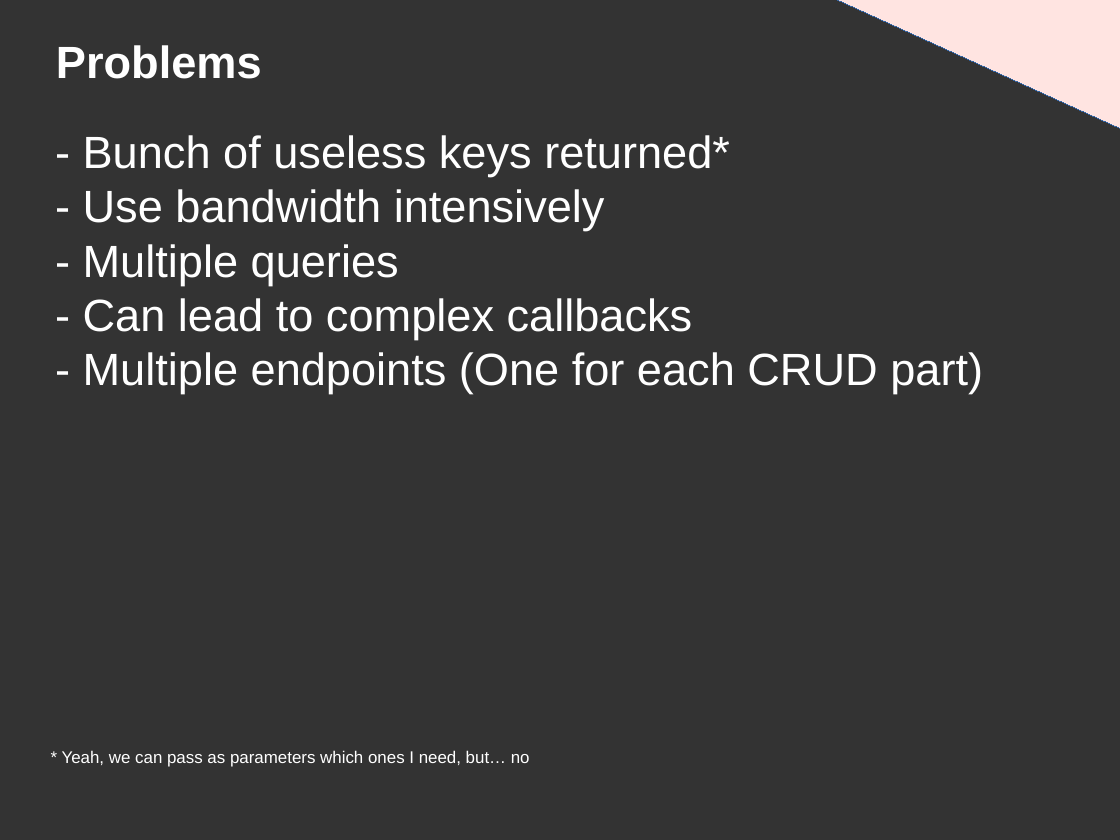
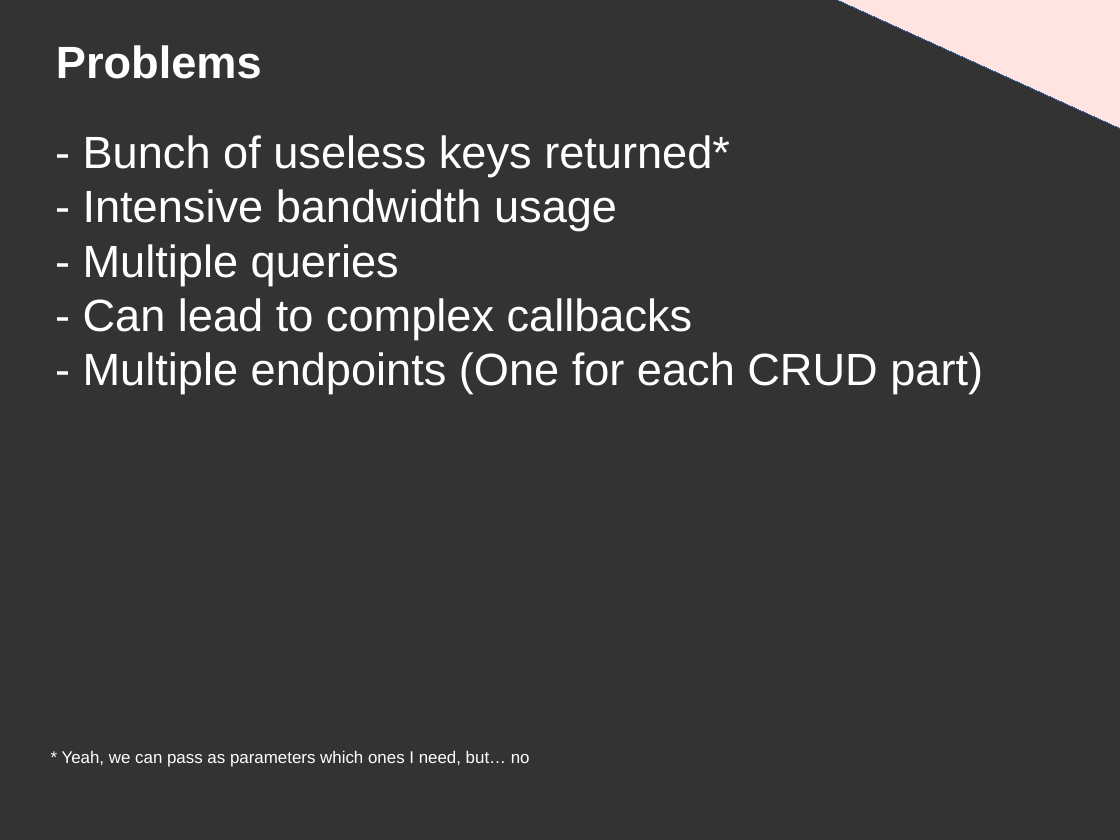
Before and after one commit to DanYellow/presentations, a slide deck: slide 23 of graphql/presentation.odp (slide 24 before the commit). Drawn at 1120x840 pixels with LibreOffice and Linux fonts; fonts in the diff are those of the drawing. Boxes give left, top, right and bottom in pixels: in the first picture for what was removed or moved away, otherwise in the second. Text is boxed around its words. In the diff, an @@ line names an element or a change of style, - is before the commit and + after.

```diff
--- a/graphql/presentation.odp
+++ b/graphql/presentation.odp
@@ title at [83,135,983,394]: text changed @@
-- Bunch of useless keys returned*
-- Use bandwidth intensively
-- Multiple queries
-- Can lead to complex callbacks
-- Multiple endpoints (One for each CRUD part)
+- Bunch of useless keys returned*
+- Intensive bandwidth usage
+- Multiple queries
+- Can lead to complex callbacks
+- Multiple endpoints (One for each CRUD part)
```
Also in this commit, not shown: 8 other slides changed, 3 other files.
